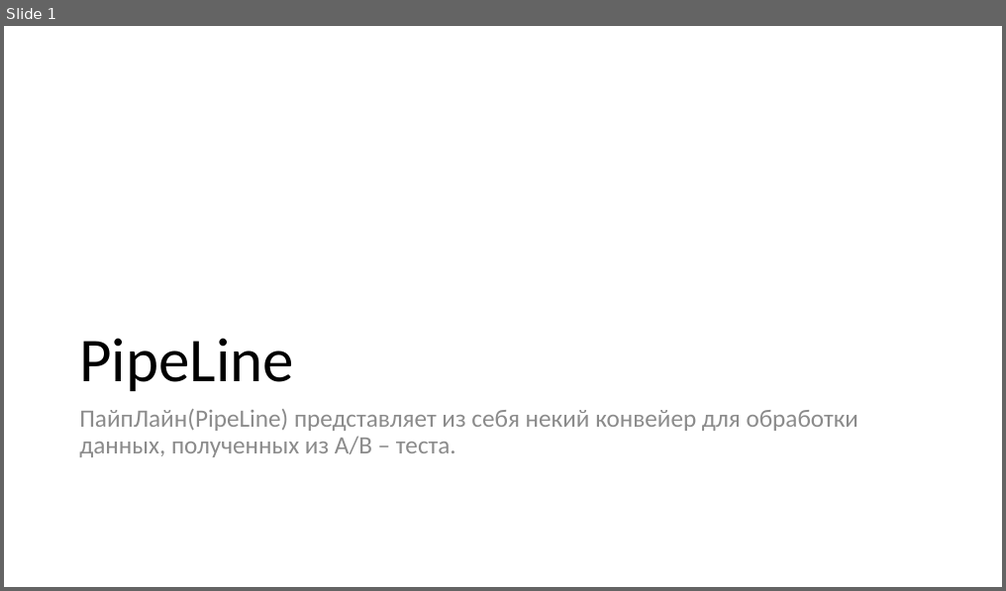
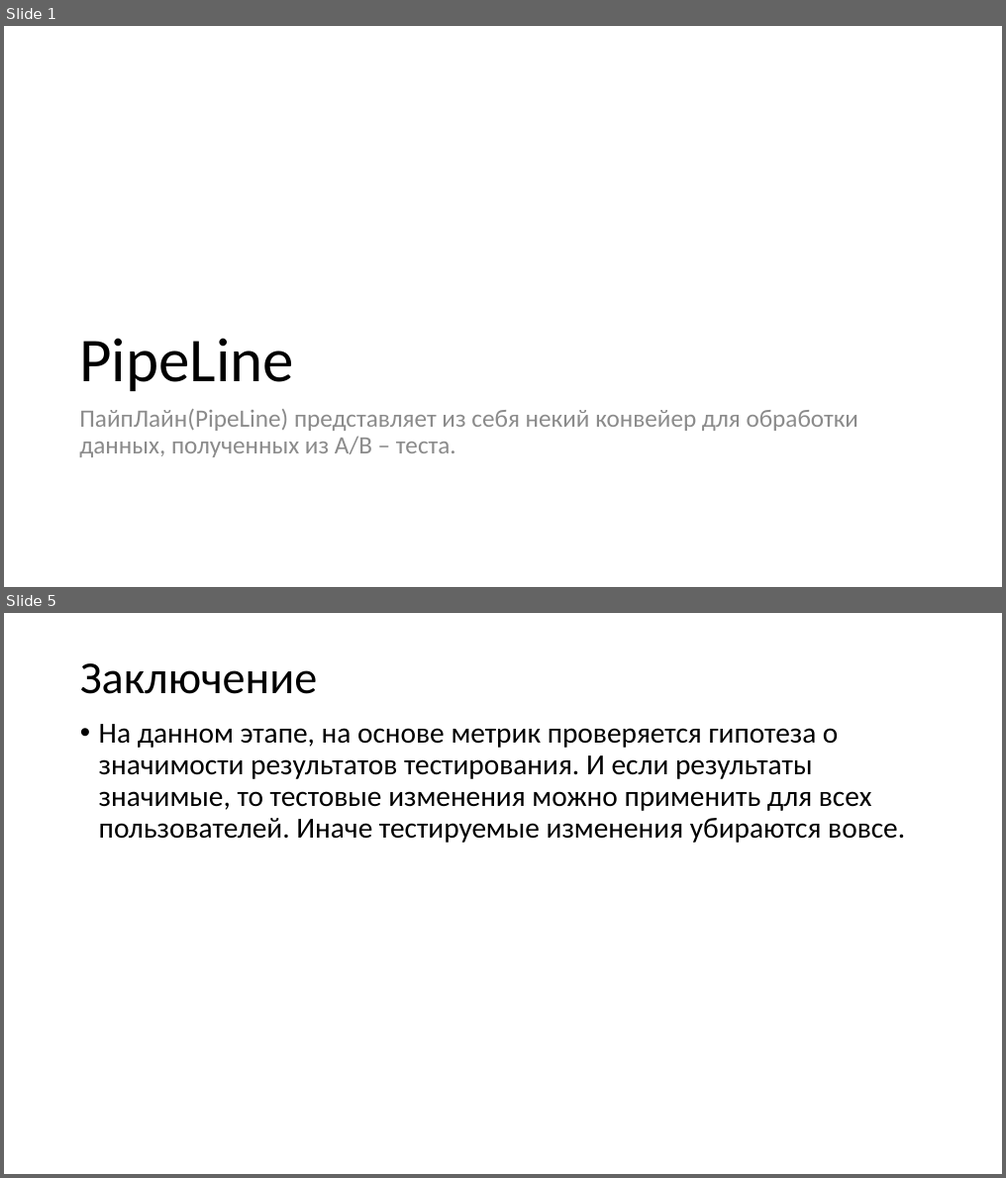
Before and after one commit to JacKira/IT_project, a slide deck: PipeLine.pptx. Shown one above the other, each under a label of ours: slide 1 before the commit, slides 1 and 5 after it; the slides between them are not shown. The pictures are 1006x591 and 1006x1178 pixels, drawn with LibreOffice and Linux fonts; fonts in the diff are those of the drawing. Boxes give left, top, right and bottom in pixels: in the first picture for what was removed or moved away, otherwise in the second. Text is boxed around its words. In the diff, an @@ line names an element or a change of style, - is before the commit and + after.

```diff
--- a/PipeLine.pptx
+++ b/PipeLine.pptx
@@ slide 5 added at <box>4,613,1002,1174</box>, background #FFFFFF @@
@@ title added at <box>80,663,317,694</box>, 44 pt, text #000000 @@
+Заключение
@@ text added at <box>99,724,905,843</box>, 28 pt, text #000000 @@
+• На данном этапе, на основе метрик проверяется гипотеза о значимости результатов тестирования. И если результаты значимые, то тестовые изменения можно применить для всех пользователей. Иначе тестируемые изменения убираются вовсе.
```
Also in this commit, not shown: 3 other slides added, 1 slide removed, 2 other files.
